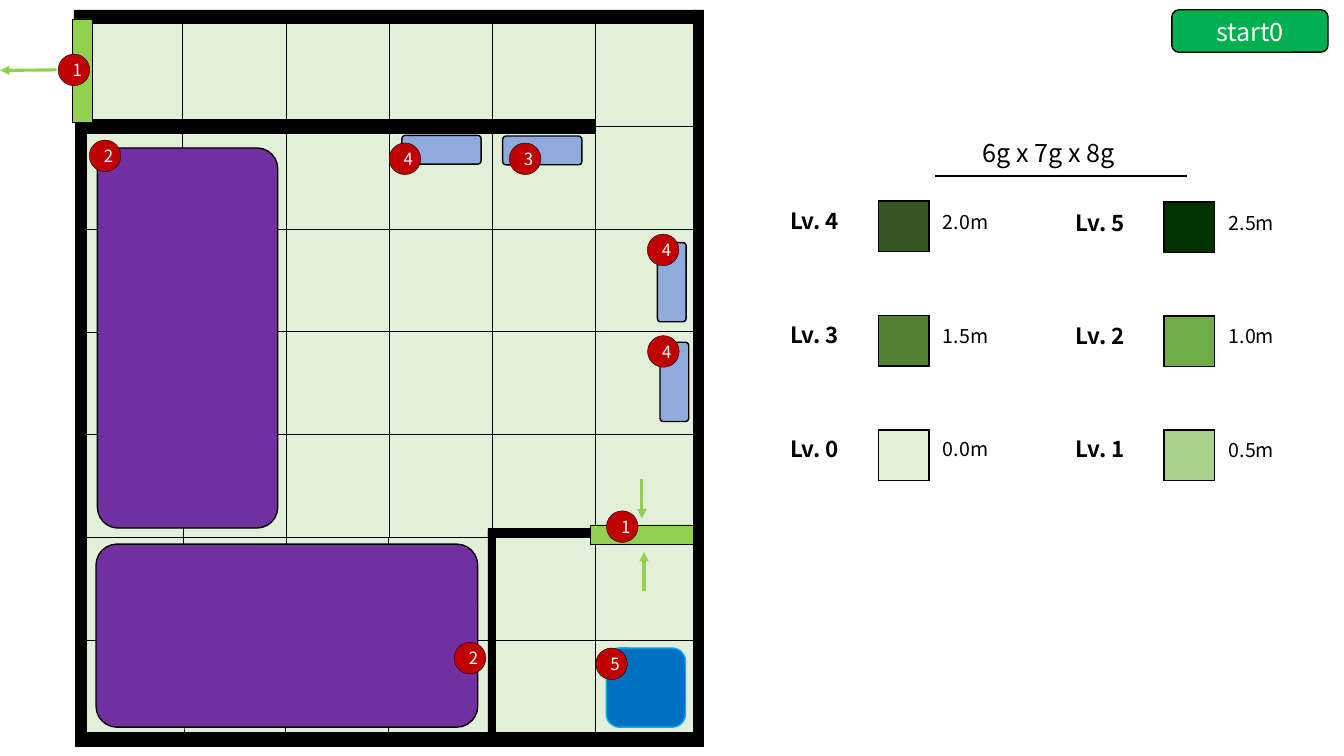
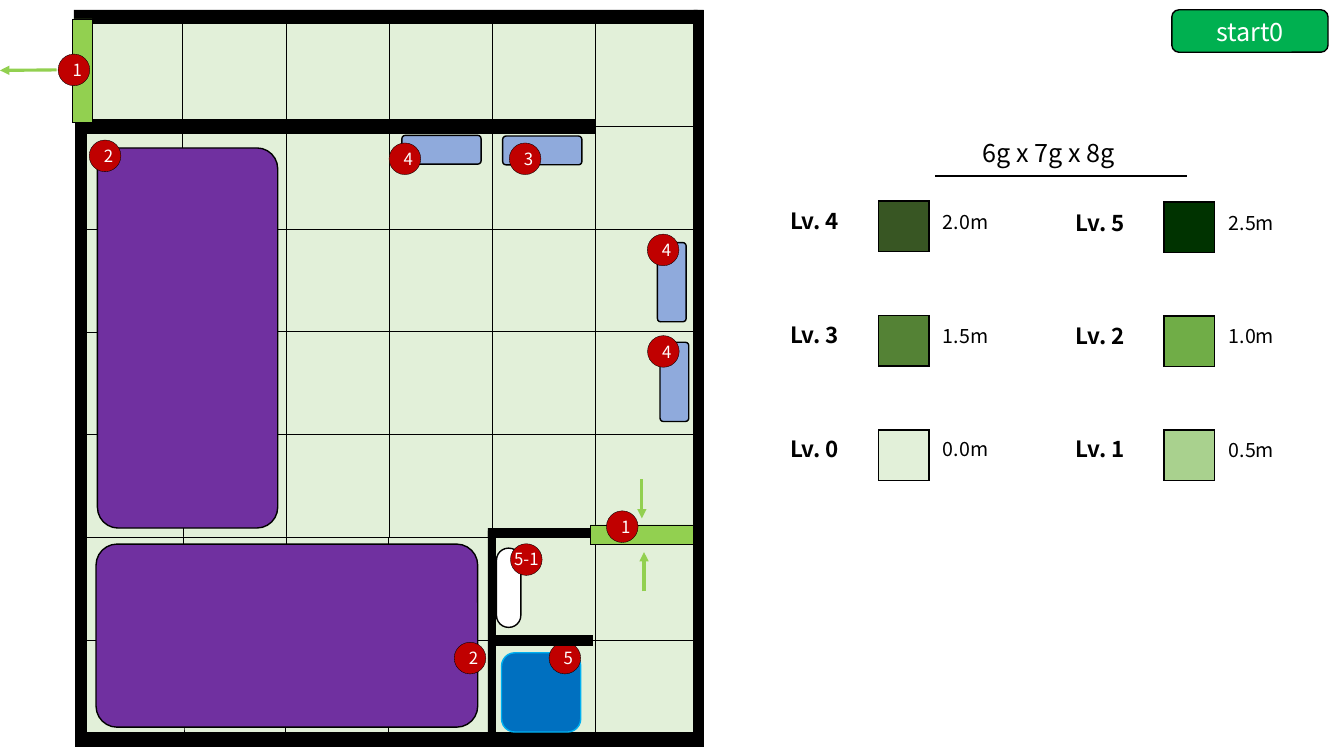
Before and after one commit to GGMGangsterHamster/GangsterHamster, a slide deck: slide 1 of Documents/Aphelios_LevelDesign.pptx. Drawn at 1344x756 pixels with LibreOffice and Linux fonts; fonts in the diff are those of the drawing. Boxes give left, top, right and bottom in pixels: in the first picture for what was removed or moved away, otherwise in the second. Text is boxed around its words. In the diff, an @@ line names an element or a change of style, - is before the commit and + after.

```diff
--- a/Documents/Aphelios_LevelDesign.pptx
+++ b/Documents/Aphelios_LevelDesign.pptx
@@ rounded rectangle added at (x1=497, y1=548, x2=521, y2=628), fill #FFFFFF, outline #000000 1 pt @@
@@ ellipse added at (x1=510, y1=543, x2=541, y2=575), fill #C00000, outline #000000 0.25 pt @@
@@ text added at (x1=514, y1=548, x2=538, y2=570), 12 pt, text #FFFFFF @@
+5-1
@@ rectangle added at (x1=490, y1=636, x2=592, y2=645), fill #000000, outline #000000 0.25 pt @@
@@ rounded rectangle at (x1=502, y1=653, x2=582, y2=733): rotation 0 to 90 degrees @@
@@ ellipse "5" moved from (x1=596, y1=648, x2=627, y2=680) to (x1=549, y1=642, x2=581, y2=674) @@
```
Also in this commit, not shown: 8 other files.
